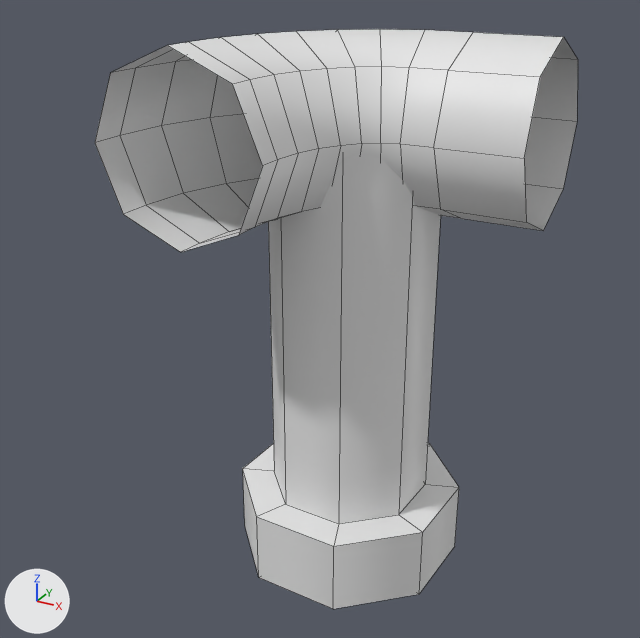
A saved change to the FBX model Assets/CrowdMatch/Models/RailingE.fbx.
Camera for both pictures: a 50 mm lens placed at (0.323, -0.655, 0.565), pointed at (-0.007, -0.056, 0.265). Lighting does not change. The marker at lower left points along +X, +Y and +Z. The first picture is the older version. Mesh edges are drawn as thin lines. Where no turn or scale is listed for an object, it has been applied to the vertices.

The first picture shows 'RailingE'.
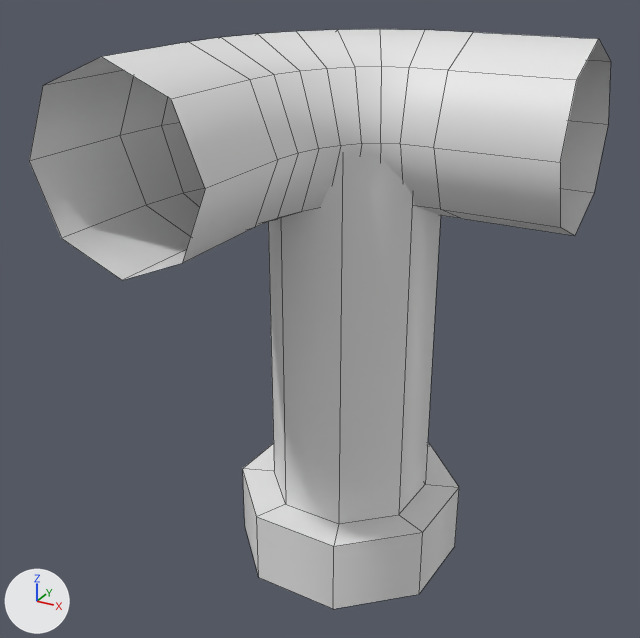
The newer file is also turned or shifted as a whole; pictures and numbers use the older file's frame.

The change in detail:
me_mesh is used by ob_railinge; location (0.0, 0.0, 0.0).
Verts and faces of me_mesh; kept vertices keep their numbers, new ones are numbered from 120.
Before the commit, vertices of me_mesh: 64 (0.0, -0.15, 0.417) at pixel (262, 165), 65 (-0.022, -0.15, 0.47) at pixel (232, 84), 66 (-0.075, -0.15, 0.492) at pixel (167, 45), 67 (-0.128, -0.15, 0.47) at pixel (110, 72), 68 (-0.15, -0.15, 0.417) at pixel (94, 142).
Before the commit, vertices of me_mesh: 69 (-0.128, -0.15, 0.364) at pixel (123, 214), 70 (-0.075, -0.15, 0.342) at pixel (180, 252), 71 (-0.022, -0.15, 0.364) at pixel (238, 235).
Before the commit, vertices of me_mesh: 72 (0.15, -0.042, 0.417) at pixel (524, 158), 73 (0.15, -0.02, 0.47) at pixel (540, 76), 74 (0.15, 0.033, 0.492) at pixel (563, 36), 75 (0.15, 0.086, 0.47) at pixel (577, 59), 76 (0.15, 0.108, 0.417) at pixel (577, 121).
Before the commit, vertices of me_mesh: 77 (0.15, 0.086, 0.364) at pixel (563, 188), 78 (0.15, 0.033, 0.342) at pixel (543, 230), 79 (0.15, -0.02, 0.364) at pixel (526, 222).
me_mesh had 120 vertices, 104 faces and spanned x -0.15..0.15, y -0.15..0.108, z 0.0..0.492.
me_mesh now has 112 vertices, 96 faces and spans x -0.15..0.175, y -0.217..0.108, z 0.0..0.492.
Part 1, on me_mesh:
Vertices 64 to 71 move by (0.0, -0.067, 0.0).
Part 2, on me_mesh:
Vertices 72 to 79 move by (0.025, 0.0, 0.0).
Other edits to the shape of me_mesh do not show in these pictures.

Location of each change, (x1, y1, x2, y2) in pixels of the pictures (640 x 638 px; the box of a moved part takes in the faces that stretch with it):
'RailingE', reshaped (20% wider)
    before: (95, 29, 578, 609)
    after: (29, 29, 611, 609)
part 1 of me_mesh, moved or reshaped
    before: (95, 42, 278, 252)
    after: (29, 42, 278, 280)
part 2 of me_mesh, moved or reshaped
    before: (434, 32, 578, 231)
    after: (434, 32, 611, 236)
